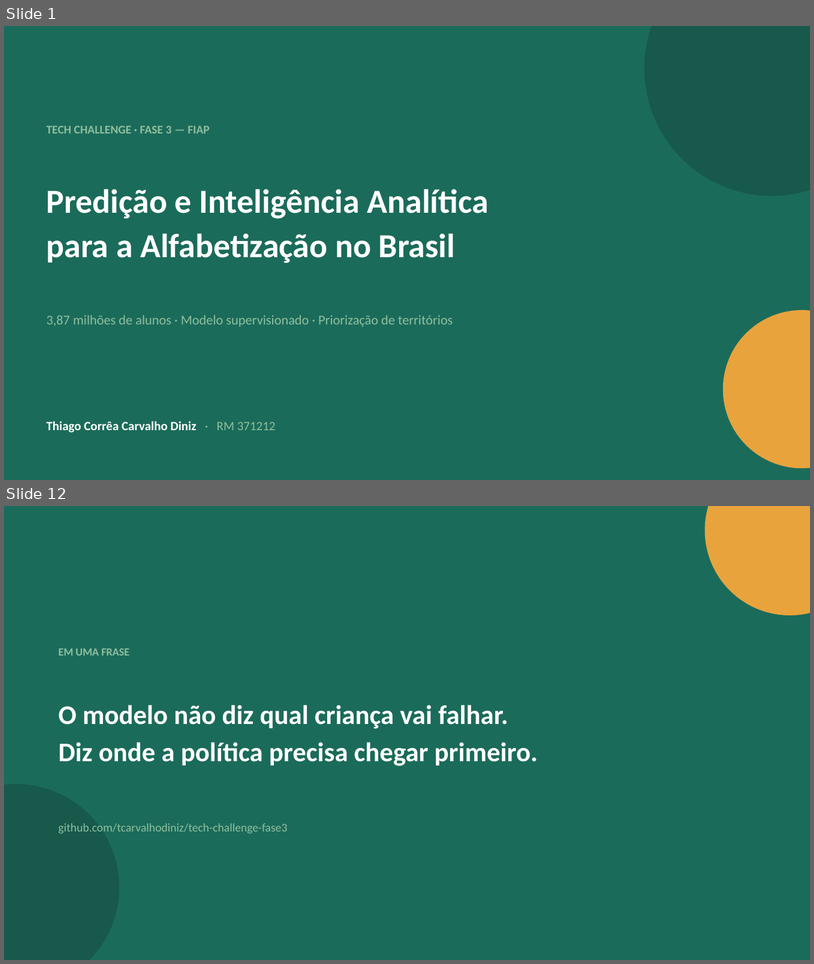
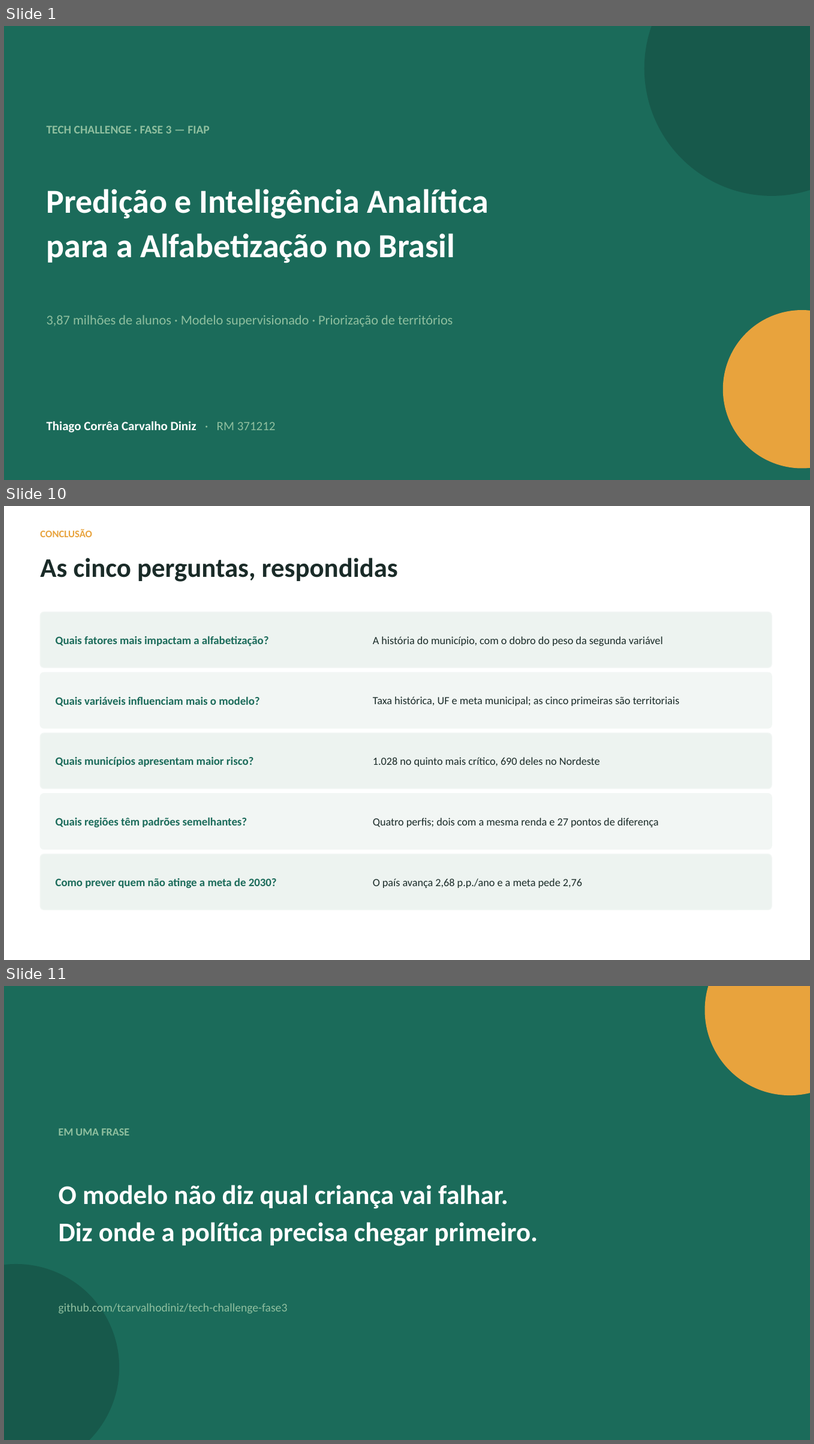
Before and after one commit to tcarvalhodiniz/tech-challenge-fase3, a slide deck: docs/apresentacao.pptx. Shown one above the other, each under a label of ours: slides 1 and 12 before the commit, slides 1, 10 and 11 after it; the slides between them are not shown. The pictures are 814x964 and 814x1444 pixels, drawn with LibreOffice and Linux fonts; fonts in the diff are those of the drawing. Boxes give left, top, right and bottom in pixels: in the first picture for what was removed or moved away, otherwise in the second. Text is boxed around its words. In the diff, an @@ line names an element or a change of style, - is before the commit and + after.

```diff
--- a/docs/apresentacao.pptx
+++ b/docs/apresentacao.pptx
@@ slide 10 added at [4, 506, 810, 960], background #FFFFFF @@
@@ text added at [40, 529, 92, 537], 12 pt, text #E8A33D, bold @@
+CONCLUSÃO
@@ text added at [40, 558, 398, 582], 32 pt, text #1A2B28, bold @@
+As cinco perguntas, respondidas
@@ rounded rectangle added at [40, 612, 772, 667], fill #EDF3F0, outline #F2F6F4 1 pt @@
@@ text added at [56, 636, 269, 646], 13.5 pt, text #1B6B5A, bold @@
+Quais fatores mais impactam a alfabetização?
@@ text added at [373, 636, 663, 646], 13 pt, text #1A2B28 @@
+A história do município, com o dobro do peso da segunda variável
@@ rounded rectangle added at [40, 672, 772, 728], fill #F2F6F4, outline #F2F6F4 1 pt @@
@@ text added at [56, 696, 260, 706], 13.5 pt, text #1B6B5A, bold @@
+Quais variáveis influenciam mais o modelo?
@@ text added at [373, 696, 680, 706], 13 pt, text #1A2B28 @@
+Taxa histórica, UF e meta municipal; as cinco primeiras são territoriais
@@ rounded rectangle added at [40, 733, 772, 789], fill #EDF3F0, outline #F2F6F4 1 pt @@
@@ text added at [56, 756, 254, 766], 13.5 pt, text #1B6B5A, bold @@
+Quais municípios apresentam maior risco?
@@ text added at [373, 757, 600, 766], 13 pt, text #1A2B28 @@
+1.028 no quinto mais crítico, 690 deles no Nordeste
@@ rounded rectangle added at [40, 793, 772, 849], fill #F2F6F4, outline #F2F6F4 1 pt @@
@@ text added at [56, 817, 248, 827], 13.5 pt, text #1B6B5A, bold @@
+Quais regiões têm padrões semelhantes?
@@ text added at [373, 817, 659, 827], 13 pt, text #1A2B28 @@
+Quatro perfis; dois com a mesma renda e 27 pontos de diferença
@@ rounded rectangle added at [40, 854, 772, 910], fill #EDF3F0, outline #F2F6F4 1 pt @@
@@ text added at [56, 877, 277, 888], 13.5 pt, text #1B6B5A, bold @@
+Como prever quem não atinge a meta de 2030?
@@ text added at [373, 878, 582, 888], 13 pt, text #1A2B28 @@
+O país avança 2,68 p.p./ano e a meta pede 2,76
@@ what was slide 12 is now slide 11 @@
```
Also in this commit, not shown: 5 slides changed, 3 other slides added, 5 slides removed.
